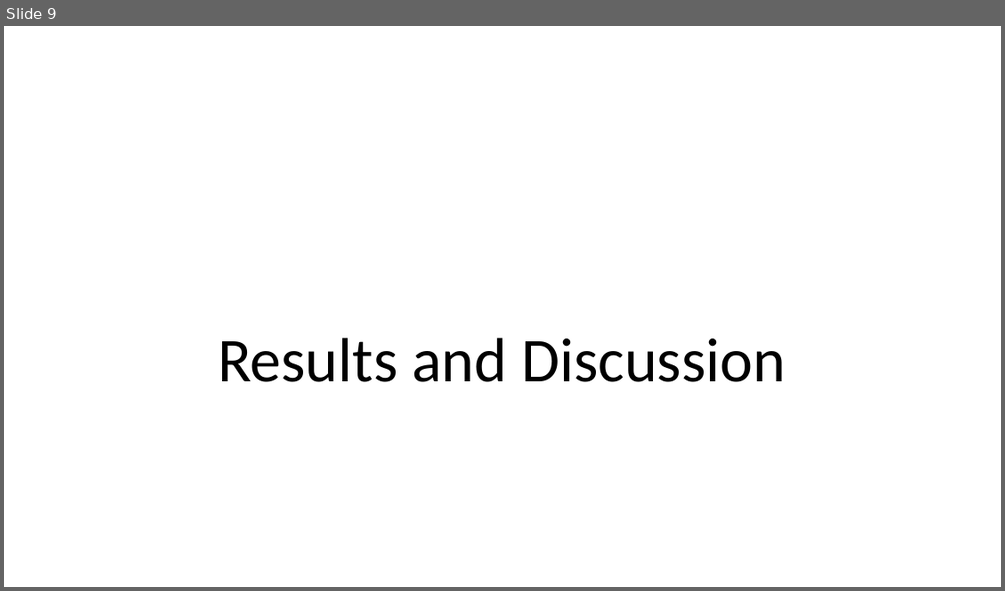
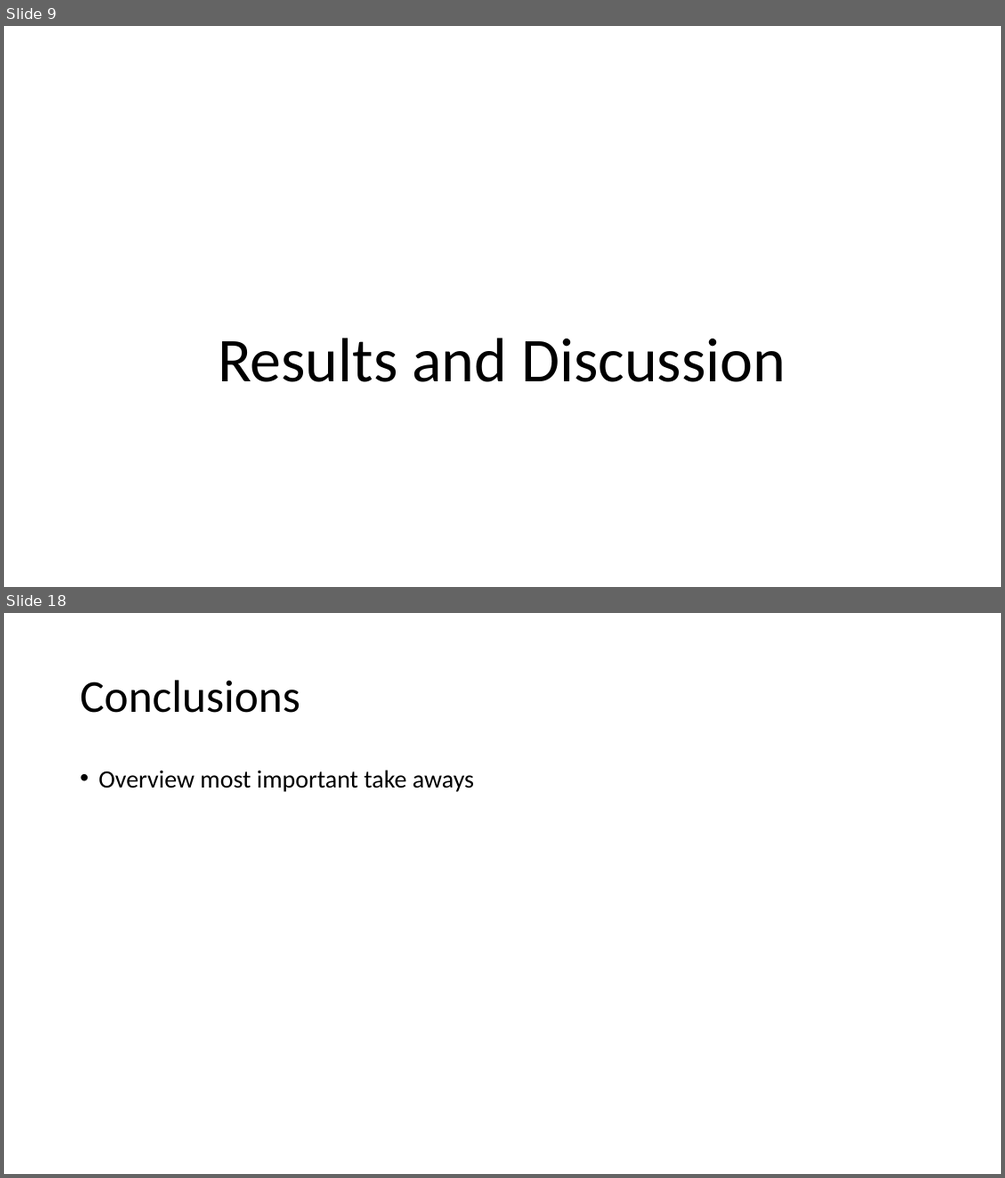
Before and after one commit to LukeABobay/larval-fish-community-analysis, a slide deck: PICES 2026 Presentation.pptx. Shown one above the other, each under a label of ours: slide 9 before the commit, slides 9 and 18 after it; the slides between them are not shown. The pictures are 1005x591 and 1005x1178 pixels, drawn with LibreOffice and Linux fonts; fonts in the diff are those of the drawing. Boxes give left, top, right and bottom in pixels: in the first picture for what was removed or moved away, otherwise in the second. Text is boxed around its words. In the diff, an @@ line names an element or a change of style, - is before the commit and + after.

```diff
--- a/PICES 2026 Presentation.pptx
+++ b/PICES 2026 Presentation.pptx
@@ slide 18 added at <box>4,613,1001,1174</box>, background #FFFFFF @@
@@ title added at <box>80,680,300,713</box>, 44 pt, text #000000 @@
+Conclusions
@@ text added at <box>98,770,474,792</box>, 24 pt, text #000000 @@
+• Overview most important take aways
```
Also in this commit, not shown: 10 slides changed, 5 other slides added.
